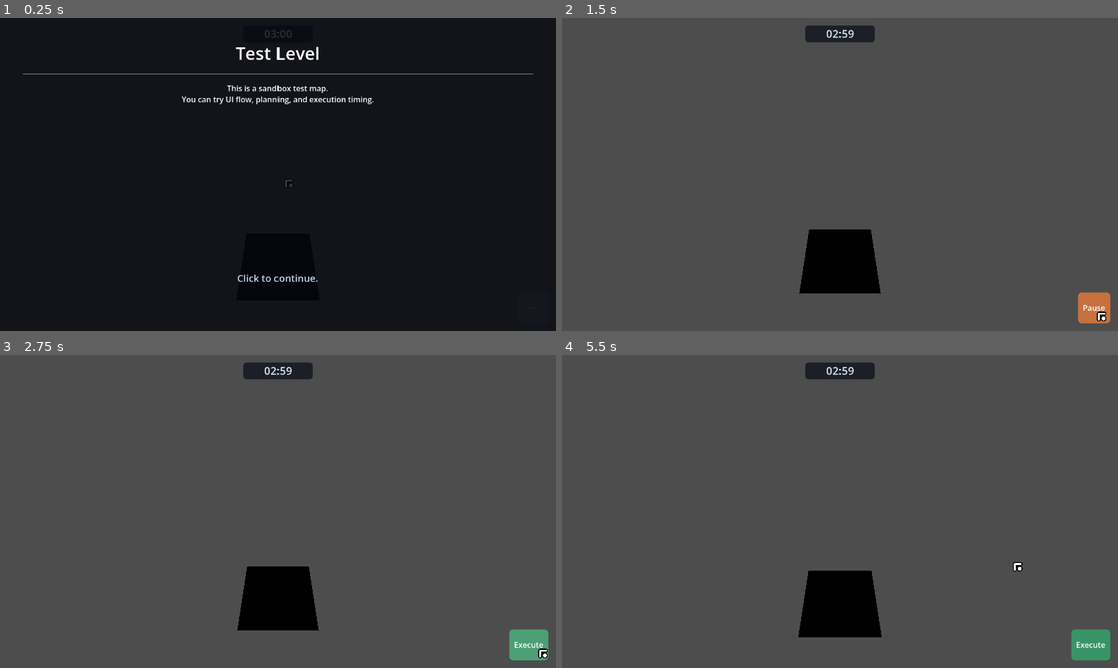
Above: before the commit, frames 1-4 (two rows, left to right).
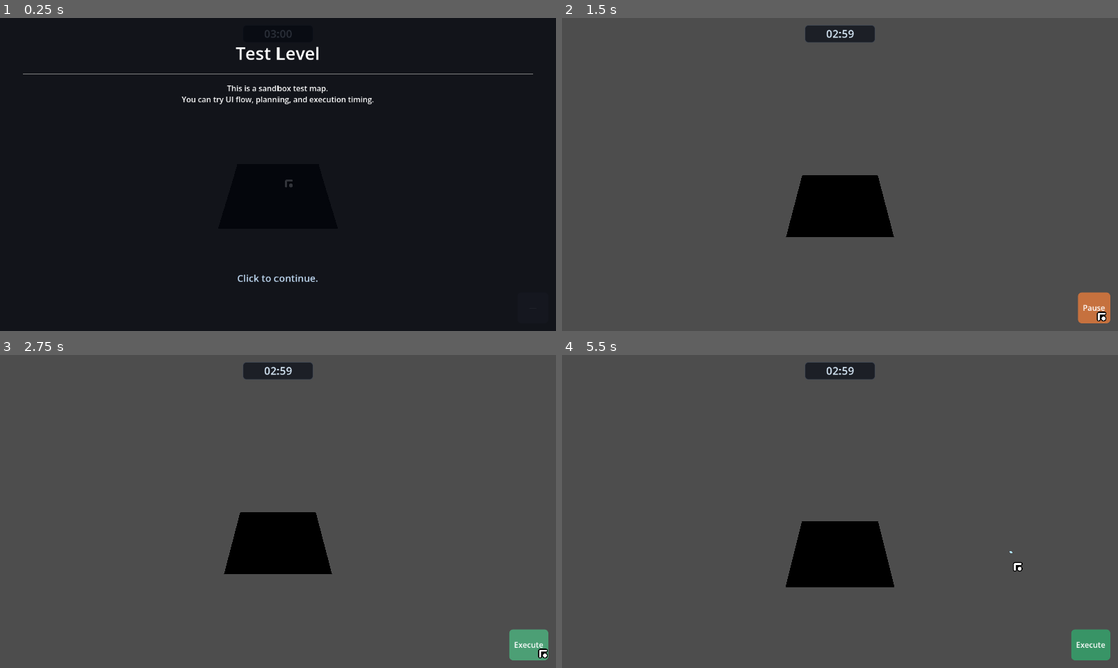
Above: after the commit, the same moments.

Repository: JixiuChang/TacticalTopdownBreach
Game: Godot game, scene res://Scenes/test_scene.tscn
Two runs of this game, one before a commit and one after it. Both use one fixed random seed, a clock stepped at 60 frames per second and the inputs below.
Inputs (mouse positions are in pixels of both pictures, inside the frame that each line leads up to):
- Up to frame 1 (0.25 s): no input
- Up to frame 2 (1.5 s): tap Enter at 0.5 s; move the mouse to (962, 158) at 0.52 s; hold Q (floorplan_up) 0.53-1.25 s; tap S (camera_back) at 0.6 s; click (962, 158) at 0.67 s; click "Execute" at 1.25 s
- Up to frame 3 (2.75 s): click "Pause" at 2 s
- Up to frame 4 (5.5 s): tap R (reset_game) at 2.75 s; drag from (728, 527) to (812, 574) at 2.77 s; move the mouse to (895, 442) at 3.52 s; hold Q (floorplan_up) 3.53-4.25 s; tap A (camera_left) at 3.6 s; click (895, 442) at 3.67 s; drag from (812, 574) to (673, 464) at 4.27 s; tap I (camera_reset_defaults) at 5 s; move the mouse to (1006, 558) at 5.02 s; hold E (floorplan_down) from 5.03 s (still down); tap Backspace (rewind) at 5.1 s; click (1006, 558) at 5.17 s

The runs differ from the first frame. In frame 2, 5.3% of the frame differs, in the area x 40-60%, y 50-88%; in frame 3, 5.3%; in frame 4, 5.1%.

Commit message:
cursor: click indicator, camera height, tactical unit, input fixes
Made-with: Cursor

Diff:
--- a/Gameplay/Input/input_router.gd
+++ b/Gameplay/Input/input_router.gd
@@ -1,6 +1,7 @@
 # ~/Gameplay/Input/input_router.gd
 extends Node
 
+## Emitted with the selected unit, or `null` when selection is cleared.
 signal unit_selected(unit: Node)
 signal path_drawing_started(unit: Node, start_position: Vector3)
 signal path_drawing_updated(unit: Node, current_path: PackedVector3Array)
@@ -135,7 +136,10 @@
 	# 1. 检查是否点击了单位
 	var clicked_unit = _raycast_unit(screen_pos)
 	if clicked_unit:
-		_select_unit(clicked_unit)
+		if selected_unit == clicked_unit:
+			_deselect_unit()
+		else:
+			_select_unit(clicked_unit)
 		return
 
 	# 2. 检查是否点击了路径
@@ -270,6 +274,18 @@
 	selected_unit = unit
 	unit_selected.emit(unit)
 
+
+func _deselect_unit() -> void:
+	if selected_unit == null:
+		return
+	if is_dragging:
+		_cancel_active_path_drag()
+	var u := selected_unit
+	selected_unit = null
+	if path_visualizer and path_visualizer.has_method("clear_path"):
+		path_visualizer.clear_path(u)
+	unit_selected.emit(null)
+
 func _raycast_unit(screen_pos: Vector2) -> Node:
 	var camera = get_viewport().get_camera_3d()
 	if not camera:
@@ -356,4 +372,4 @@
 	return selected_unit
 
 func clear_selection() -> void:
-	selected_unit = null
+	_deselect_unit()
--- a/Gameplay/Units/tactical_unit.gd
+++ b/Gameplay/Units/tactical_unit.gd
@@ -37,6 +37,31 @@
 	_setup_navigation_agent()
 	set_height(MovementEnums.get_stance_height(current_stance))
 
+
+func _capsule_shape_middle_height(full_height: float, radius: float) -> float:
+	return maxf(full_height - 2.0 * radius, 0.05)
+
+
+## Keeps CapsuleShape3D (physics) and CapsuleMesh (BodyMesh) aligned with `current_height` / `unit_radius`.
+func _sync_capsule_collision_and_mesh() -> void:
+	var r := unit_radius
+	var h_full := current_height
+	if collision_shape != null:
+		var shape = collision_shape.shape
+		if shape is CapsuleShape3D:
+			var cap := shape as CapsuleShape3D
+			cap.radius = r
+			cap.height = _capsule_shape_middle_height(h_full, r)
+	var mi := get_node_or_null("BodyMesh") as MeshInstance3D
+	if mi != null and mi.mesh is CapsuleMesh:
+		var cm := mi.mesh as CapsuleMesh
+		cm.radius = r
+		cm.height = h_full
+	if navigation_agent != null:
+		navigation_agent.radius = r
+		navigation_agent.height = h_full
+
+
 func _setup_collision() -> void:
 	collision_shape = get_node_or_null("CollisionShape3D")
 
@@ -46,13 +71,11 @@
 		add_child(collision_shape)
 
 	var shape = collision_shape.shape
-	if !shape || !(shape is CylinderShape3D):
-		shape = CylinderShape3D.new()
+	if !shape || !(shape is CapsuleShape3D):
+		shape = CapsuleShape3D.new()
 		collision_shape.shape = shape
 
-	var cylinder = shape as CylinderShape3D
-	cylinder.radius = unit_radius
-	cylinder.height = unit_height
+	_sync_capsule_collision_and_mesh()
 
 func _setup_navigation_agent() -> void:
 	navigation_agent = get_node_or_null("NavigationAgent3D")
@@ -63,7 +86,7 @@
 		add_child(navigation_agent)
 
 	navigation_agent.radius = unit_radius
-	navigation_agent.height = unit_height
+	navigation_agent.height = current_height
 	navigation_agent.path_desired_distance = 0.1
 	navigation_agent.target_desired_distance = 0.1
 	navigation_agent.path_max_distance = 1000.0
@@ -80,13 +103,6 @@
 	var new_height = MovementEnums.get_stance_height(new_stance)
 	set_height(new_height)
 
-	if collision_shape && collision_shape.shape is CylinderShape3D:
-		var cylinder = collision_shape.shape as CylinderShape3D
-		cylinder.height = new_height
-
-	if navigation_agent:
-		navigation_agent.height = new_height
-
 func set_weapon_state(new_weapon_state: MovementEnums.WeaponState) -> void:
 	current_weapon_state = new_weapon_state
 
@@ -96,10 +112,7 @@
 	var current_pos = global_position
 	current_pos.y = new_height / 2.0
 	global_position = current_pos
-
-	if collision_shape && collision_shape.shape is CylinderShape3D:
-		var cylinder = collision_shape.shape as CylinderShape3D
-		cylinder.height = new_height
+	_sync_capsule_collision_and_mesh()
 
 func calculate_path_to(target: Vector3) -> PackedVector3Array:
 	if !navigation_agent:
--- a/Gameplay/Units/unit_navigation.gd
+++ b/Gameplay/Units/unit_navigation.gd
@@ -44,11 +44,11 @@
 
 func _on_path_drawing_finished(unit: Node, final_path: PackedVector3Array) -> void:
 	# 路径绘制完成，创建 MoveCommand
-	if !unit || !unit.has("command_queue"):
+	if unit == null or not ("command_queue" in unit):
 		return
 
 	var command_queue = unit.get("command_queue")
-	if !command_queue:
+	if command_queue == null:
 		return
 
 	# 如果从路径中间点开始编辑，需要删除后面的命令
@@ -79,11 +79,11 @@
 
 func _on_unit_selected(unit: Node) -> void:
 	# 单位被选中，显示其当前路径
-	if !unit || !unit.has("command_queue"):
+	if unit == null or not ("command_queue" in unit):
 		return
 
 	var command_queue = unit.get("command_queue")
-	if !command_queue:
+	if command_queue == null:
 		return
 
 	var current_command = command_queue.get_current_command()
--- a/Prefabs/camera_rig.gd
+++ b/Prefabs/camera_rig.gd
@@ -3,7 +3,10 @@
 
 enum FreecamToggle { ON, OFF }
 
-@export var camera_height: float = 15.0
+## World Y of the rig (horizontal pan plane / pivot height above ground at y=0).
+@export var camera_height: float = 2.0
+@export var camera_height_min: float = 0.2
+@export var camera_height_max: float = 8.0
 
 ## ON = perspective free camera; OFF = orthographic top-down.
 @export var freecam_toggle: FreecamToggle = FreecamToggle.ON
@@ -52,6 +55,9 @@
 @export var action_back: StringName = &"camera_back"
 @export var action_left: StringName = &"camera_left"
 @export var action_right: StringName = &"camera_right"
+@export var action_height_down: StringName = &"floorplan_down"
+@export var action_height_up: StringName = &"floorplan_up"
+@export var camera_height_adjust_speed: float = 3.0
 
 @onready var pivot: Node3D = $Pivot
 @onready var cam: Camera3D = $Pivot/Camera3D
@@ -84,13 +90,14 @@
 
 func _ready() -> void:
 	cam.current = true
+	camera_height = clampf(camera_height, camera_height_min, camera_height_max)
 	_arm = clampf(_arm, arm_min_user, arm_max)
 	_top_down_arm_ortho_ref = top_down_arm
 	_apply_mode(true)
 
 
 func _physics_process(_delta: float) -> void:
-	global_position.y = camera_height
+	global_position.y = clampf(camera_height, camera_height_min, camera_height_max)
 
 
 ## Forward (W / screen-up on the ground) and right (D / screen-right), both unit vectors on XZ from current camera pose.
@@ -132,6 +139,13 @@
 		var f: Vector3 = fr[0]
 		var r: Vector3 = fr[1]
 		global_position += (f * (-iz) + r * ix) * move_speed * delta
+	var ih := Input.get_axis(action_height_down, action_height_up)
+	if absf(ih) > 0.001:
+		camera_height = clampf(
+			camera_height + ih * camera_height_adjust_speed * delta,
+			camera_height_min,
+			camera_height_max
+		)
 
 
 func _unhandled_input(event: InputEvent) -> void:
@@ -226,11 +240,11 @@
 
 
 func _min_zoom_cam_world_y() -> float:
-	return camera_height * 0.5
+	return camera_height_min
 
 
 func _max_zoom_cam_world_y() -> float:
-	return camera_height * 2.0
+	return camera_height_max
 
 
 ## Top-down only: arm clamped so camera world Y stays in [H/2, 2H]. Pivot must already be set for top-down.
@@ -257,8 +271,8 @@
 		else:
 			arm = clampf(arm, t_lo, t_hi)
 	else:
-		var s_lo := maxf(geom_lo, camera_height * 0.5)
-		var s_hi := camera_height * 2.0
+		var s_lo := maxf(geom_lo, camera_height_min)
+		var s_hi := camera_height_max
 		arm = clampf(arm, s_lo, s_hi)
 	return arm
 
--- /dev/null
+++ b/Prefabs/click_indicator.tscn
@@ -0,0 +1,3 @@
+[gd_scene format=3 uid="uid://lh2mmvyo1kw0"]
+
+[node name="Node3D" type="Node3D" unique_id=1862008437]
--- a/Prefabs/tactical_unit.tscn
+++ b/Prefabs/tactical_unit.tscn
@@ -1,9 +1,33 @@
 [gd_scene format=3 uid="uid://bji4iyjcxo75i"]
 
-[node name="TacticalUnit" type="CharacterBody3D" unique_id=1102543427]
+[ext_resource type="Script" uid="uid://lxsfnq24m0b3" path="res://Gameplay/Units/tactical_unit.gd" id="1_unit"]
+[ext_resource type="Script" uid="uid://bkfmf62ytqo0i" path="res://Gameplay/Commands/command_queue.gd" id="2_cq"]
+[ext_resource type="PackedScene" uid="uid://i4sl1tjv3btt" path="res://UI/Path/path_indicator.tscn" id="3_path"]
+[ext_resource type="PackedScene" uid="uid://wmqfgb88rx38" path="res://UI/Path/click_indicator.tscn" id="4_click"]
 
-[node name="CollisionShape3D" type="CollisionShape3D" parent="." unique_id=348585398]
+[sub_resource type="CapsuleMesh" id="CapsuleMesh_body"]
+height = 1.8
 
-[node name="NavigationAgent3D" type="NavigationAgent3D" parent="." unique_id=1988811400]
+[sub_resource type="CapsuleShape3D" id="CapsuleShape3D_body"]
+radius = 0.4
+height = 0.8
 
-[node name="CommandQueue" type="Node" parent="." unique_id=1380026371]
+[node name="TacticalUnit" type="CharacterBody3D" unique_id=836350695]
+script = ExtResource("1_unit")
+
+[node name="BodyMesh" type="MeshInstance3D" parent="." unique_id=768531314]
+mesh = SubResource("CapsuleMesh_body")
+
+[node name="CollisionShape3D" type="CollisionShape3D" parent="." unique_id=198663002]
+shape = SubResource("CapsuleShape3D_body")
+
+[node name="NavigationAgent3D" type="NavigationAgent3D" parent="." unique_id=1817713457]
+
+[node name="CommandQueue" type="Node" parent="." unique_id=1291057326]
+script = ExtResource("2_cq")
+
+[node name="PathIndicator" parent="." unique_id=710520527 instance=ExtResource("3_path")]
+visible = false
+
+[node name="ClickIndicator" parent="." unique_id=770945123 instance=ExtResource("4_click")]
+visible = false
--- a/Scenes/test_scene.gd
+++ b/Scenes/test_scene.gd
@@ -9,12 +9,14 @@
 @export_multiline var briefing_body: String = "This is a sandbox test map.\nYou can try UI flow, planning, and execution timing."
 
 const GROUP_BRIEFING_BLOCKS_INPUT: String = "briefing_blocks_input"
+const DEBUG_GROUND_GROUP: StringName = &"debug_ground_click"
 
 var tests_passed: int = 0
 var tests_failed: int = 0
 
 var _briefing_layer: CanvasLayer = null
 var _briefing_panel: Control = null
+@onready var _click_indicator: ClickIndicatorFX = $ClickIndicator
 
 func _ready() -> void:
 	if run_automated_tests:
@@ -24,6 +26,50 @@
 	GameStateManager.reset_gamestate()
 	await get_tree().process_frame
 	_build_briefing_ui()
+
+
+func _input(event: InputEvent) -> void:
+	if run_automated_tests:
+		return
+	if get_tree().get_first_node_in_group(GROUP_BRIEFING_BLOCKS_INPUT) != null:
+		return
+	if GameStateManager.get_phase() != GameStateManager.GamePhase.PLANNING:
+		return
+	if event is InputEventMouseButton:
+		var mb := event as InputEventMouseButton
+		if mb.button_index == MOUSE_BUTTON_LEFT and mb.pressed:
+			_try_spawn_ui_click_indicator(mb.position)
+
+
+func _try_spawn_ui_click_indicator(screen_pos: Vector2) -> void:
+	var camera := get_viewport().get_camera_3d()
+	if camera == null:
+		return
+	var from := camera.project_ray_origin(screen_pos)
+	var to := from + camera.project_ray_normal(screen_pos) * 10_000.0
+	var q := PhysicsRayQueryParameters3D.create(from, to)
+	q.collision_mask = (1 << 0) | (1 << 1)
+	var hit := get_world_3d().direct_space_state.intersect_ray(q)
+	if hit.is_empty():
+		return
+	var collider: Object = hit["collider"]
+	if collider is CollisionObject3D:
+		var co := collider as CollisionObject3D
+		if co.collision_layer & (1 << 1) != 0:
+			return
+	if collider is Node and not _node_or_ancestor_in_ground_group(collider as Node):
+		return
+	if _click_indicator != null:
+		_click_indicator.play_at(hit["position"])
+
+
+func _node_or_ancestor_in_ground_group(n: Node) -> bool:
+	var p: Node = n
+	while p != null:
+		if p.is_in_group(DEBUG_GROUND_GROUP):
+			return true
+		p = p.get_parent()
+	return false
 
 
 func _unhandled_input(event: InputEvent) -> void:
--- a/Scenes/test_scene.tscn
+++ b/Scenes/test_scene.tscn
@@ -1,10 +1,10 @@
 [gd_scene format=3 uid="uid://cpwh3ykf8gao2"]
 
 [ext_resource type="Script" uid="uid://i8fou5ykqrvr" path="res://Scenes/test_scene.gd" id="1_3dogw"]
-[ext_resource type="Script" uid="uid://lxsfnq24m0b3" path="res://Gameplay/Units/tactical_unit.gd" id="2_r5l72"]
 [ext_resource type="Script" uid="uid://blhigdkw52tkt" path="res://Gameplay/Units/unit_navigation.gd" id="3_unav"]
 [ext_resource type="PackedScene" uid="uid://clc0spypx6a5" path="res://Prefabs/camera_rig.tscn" id="4_hb2xm"]
 [ext_resource type="PackedScene" uid="uid://de08fwvuv6h67" path="res://UI/ingame_ui.tscn" id="5_ingame_ui"]
+[ext_resource type="PackedScene" uid="uid://wmqfgb88rx38" path="res://UI/Path/click_indicator.tscn" id="6_click_ind"]
 
 [sub_resource type="PlaneMesh" id="PlaneMesh_3dogw"]
 size = Vector2(10, 10)
@@ -25,7 +25,7 @@
 
 [node name="Static" type="Node3D" parent="Environment" unique_id=1275795175]
 
-[node name="Ground" type="StaticBody3D" parent="Environment/Static" unique_id=1279774792]
+[node name="Ground" type="StaticBody3D" parent="Environment/Static" unique_id=1279774792 groups=["debug_ground_click"]]
 
 [node name="MeshInstance3D" type="MeshInstance3D" parent="Environment/Static/Ground" unique_id=185982017]
 mesh = SubResource("PlaneMesh_3dogw")
@@ -35,15 +35,12 @@
 
 [node name="Units" type="Node3D" parent="." unique_id=1309603648]
 
-[node name="TacticalUnit" type="CharacterBody3D" parent="Units" unique_id=396735874]
-script = ExtResource("2_r5l72")
-metadata/_custom_type_script = "uid://lxsfnq24m0b3"
-
-[node name="CollisionShape3D" type="CollisionShape3D" parent="Units/TacticalUnit" unique_id=1221601677]
-
 [node name="Lighting" type="Node3D" parent="." unique_id=989742970]
 transform = Transform3D(1, 0, 0, 0, 1, 0, 0, 0, 1, 0, 15, 0)
 
 [node name="DirectionalLight3D" type="DirectionalLight3D" parent="Lighting" unique_id=237353844]
 
 [node name="CameraRig" parent="." unique_id=809345947 instance=ExtResource("4_hb2xm")]
+
+[node name="ClickIndicator" parent="." instance=ExtResource("6_click_ind")]
+visible = false
--- a/Scenes/test_wall_destruction.gd
+++ b/Scenes/test_wall_destruction.gd
@@ -87,11 +87,11 @@
 		errors.append("墙壁未加入 snapshotable 组")
 
 	# 检查导出的属性
-	if !test_wall.has("debris_scene"):
+	if not ("debris_scene" in test_wall):
 		passed = false
 		errors.append("缺少 debris_scene 导出属性")
 
-	if !test_wall.has("debris_count"):
+	if not ("debris_count" in test_wall):
 		passed = false
 		errors.append("缺少 debris_count 导出属性")
 
--- /dev/null
+++ b/UI/Path/click_indicator.gd
@@ -0,0 +1,60 @@
+class_name ClickIndicatorFX
+extends Node3D
+
+@onready var ring: Node3D = $Ring
+@onready var dot: Node3D = $Dot
+
+const DURATION_SEC := 1.0
+const LIGHT_BLUE := Color(0.68, 0.88, 1.0, 1.0)
+
+var _time: float = 0.0
+
+
+func _ready() -> void:
+	scale = Vector3(0.25, 0.25, 0.25)
+	_apply_light_blue_recursive(ring)
+	_apply_light_blue_recursive(dot)
+	_apply_idle_visual_state()
+	set_process(false)
+
+
+func _apply_idle_visual_state() -> void:
+	dot.visible = true
+	dot.scale = Vector3.ONE
+	ring.visible = false
+	ring.scale = Vector3.ONE
+
+
+## Move to `world_pos` and replay ring shrink; dot stays visible after animation.
+func play_at(world_pos: Vector3) -> void:
+	global_position = world_pos
+	visible = true
+	_time = 0.0
+	dot.visible = true
+	dot.scale = Vector3.ONE
+	ring.visible = true
+	ring.scale = Vector3.ONE
+	set_process(true)
+
+
+func _apply_light_blue_recursive(n: Node) -> void:
+	if n is MeshInstance3D:
+		var mi := n as MeshInstance3D
+		var m := StandardMaterial3D.new()
+		m.albedo_color = LIGHT_BLUE
+		m.shading_mode = BaseMaterial3D.SHADING_MODE_UNSHADED
+		mi.material_override = m
+	for child in n.get_children():
+		_apply_light_blue_recursive(child)
+
+
+func _process(delta: float) -> void:
+	_time += delta
+	var u: float = clampf(_time / DURATION_SEC, 0.0, 1.0)
+	var eased: float = 1.0 - pow(1.0 - u, 3.0)
+	var scale_val: float = lerpf(1.0, 0.0, eased)
+	ring.scale = Vector3.ONE * scale_val
+	if u >= 1.0:
+		ring.visible = false
+		ring.scale = Vector3.ONE
+		set_process(false)
--- /dev/null
+++ b/UI/Path/click_indicator.tscn
@@ -0,0 +1,7 @@
+[gd_scene format=3 uid="uid://wmqfgb88rx38"]
+
+[ext_resource type="PackedScene" uid="uid://dd0jsx0tb3xbv" path="res://Assets/UI/Click_Indicator.glb" id="1_xg5eh"]
+[ext_resource type="Script" uid="uid://cq7ab4indrnjk" path="res://UI/Path/click_indicator.gd" id="2_rlqqc"]
+
+[node name="Click_Indicator" unique_id=162160483 instance=ExtResource("1_xg5eh")]
+script = ExtResource("2_rlqqc")
--- /dev/null
+++ b/UI/Path/path_indicator.tscn
@@ -0,0 +1,3 @@
+[gd_scene format=3 uid="uid://i4sl1tjv3btt"]
+
+[node name="PathIndicator" type="Node3D" unique_id=1333771452]
--- a/UI/Path/unit_pathing.gd
+++ b/UI/Path/unit_pathing.gd
@@ -8,12 +8,10 @@
 # ============================================
 
 var path_lines: Dictionary = {}  # unit -> Line3D
-var path_points: Dictionary = {}  # unit -> Array[Node3D] (路径点标记)
 var path_time_labels: Dictionary = {}  # unit -> Label3D (时间标签)
 
 const PATH_COLOR: Color = Color.CYAN
 const PATH_WIDTH: float = 0.1
-const POINT_RADIUS: float = 0.2
 const TIME_LABEL_OFFSET: Vector3 = Vector3(0, 2, 0)
 
 func _ready() -> void:
@@ -26,9 +24,6 @@
 
 	# 创建或更新路径线
 	_create_path_line(unit, path)
-
-	# 创建路径点标记
-	_create_path_points(unit, path)
 
 	# 创建时间标签
 	_create_time_label(unit, path)
@@ -50,35 +45,6 @@
 	line.points = path
 
 	path_lines[unit] = line
-
-func _create_path_points(unit: Node, path: PackedVector3Array) -> void:
-	# 移除旧的点
-	if path_points.has(unit):
-		for point in path_points[unit]:
-			if is_instance_valid(point):
-				point.queue_free()
-		path_points[unit].clear()
-
-	# 创建新的路径点
-	var points = []
-	for i in range(path.size()):
-		var point_mesh = MeshInstance3D.new()
-		var sphere = SphereMesh.new()
-		sphere.radius = POINT_RADIUS
-		sphere.height = POINT_RADIUS * 2
-		point_mesh.mesh = sphere
-
-		var material = StandardMaterial3D.new()
-		material.albedo_color = PATH_COLOR
-		point_mesh.material_override = material
-
-		point_mesh.position = path[i]
-		point_mesh.name = "PathPoint_" + str(i)
-		add_child(point_mesh)
-
-		points.append(point_mesh)
-
-	path_points[unit] = points
 
 func _create_time_label(unit: Node, path: PackedVector3Array) -> void:
 	# 移除旧的时间标签
@@ -133,12 +99,6 @@
 			line.queue_free()
 		path_lines.erase(unit)
 
-	if path_points.has(unit):
-		for point in path_points[unit]:
-			if is_instance_valid(point):
-				point.queue_free()
-		path_points.erase(unit)
-
 	if path_time_labels.has(unit):
 		var label = path_time_labels[unit]
 		if is_instance_valid(label):
--- /dev/null
+++ b/UI/click_indicator.tscn
@@ -0,0 +1,5 @@
+[gd_scene format=3 uid="uid://bhgishbichsjd"]
+
+[ext_resource type="PackedScene" uid="uid://wmqfgb88rx38" path="res://UI/Path/click_indicator.tscn" id="1_path"]
+
+[node name="ClickIndicator" unique_id=1975378078 instance=ExtResource("1_path")]
--- /dev/null
+++ b/UI/cursor.tscn
@@ -0,0 +1,4 @@
+[gd_scene format=3 uid="uid://8weewycluise"]
+
+[node name="Cursor" type="Sprite2D" unique_id=1973097968]
+offset = Vector2(150, 180)
Binary file changed: Assets/UI/Click_Indicator.glb
Not shown, added: UI/Path/click_indicator.gd.uid
